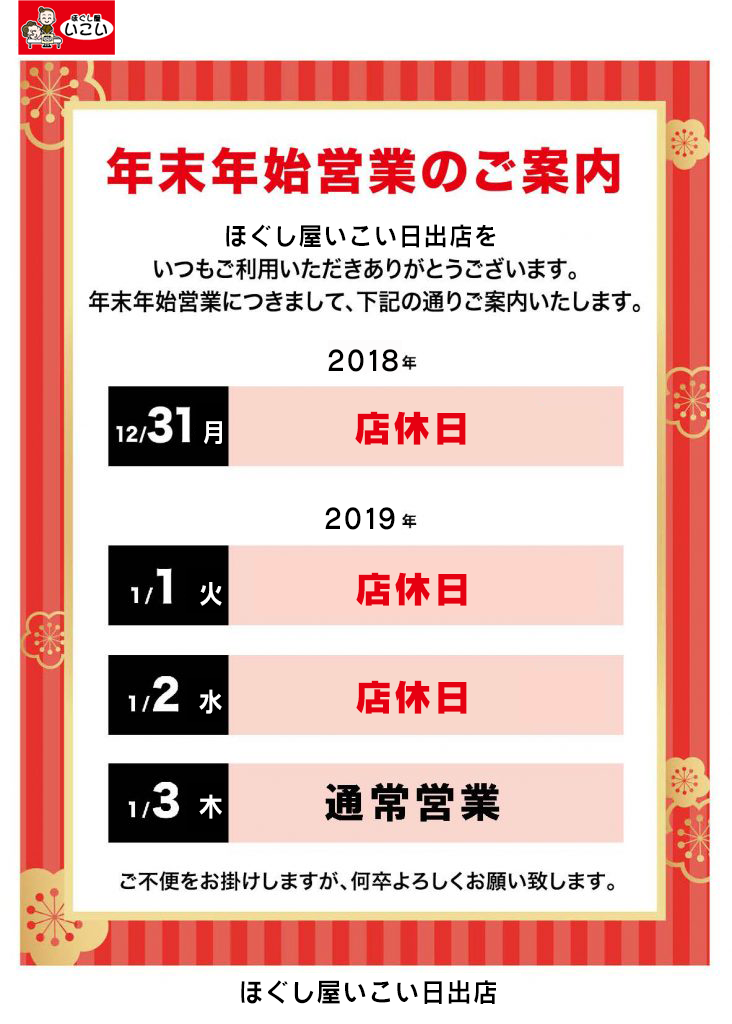
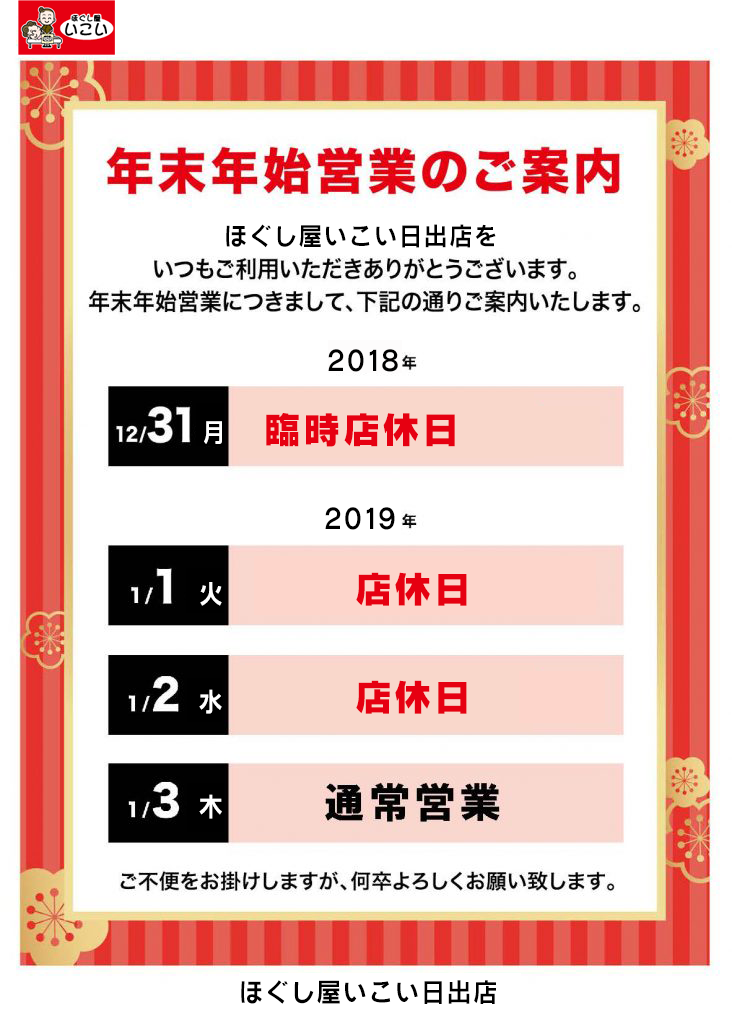
Layered file, before and after one edit (732 x 1024). Changes by layer:
renamed "店休日 のコピー 2" to "臨時店休日", painted on it over (266, 411, 466, 447)
